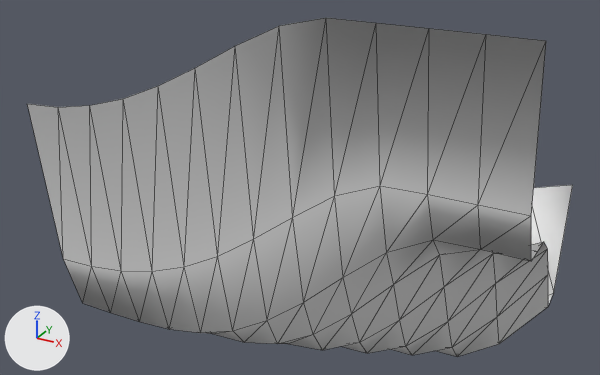
Renders of the OBJ model models/areas/sprouthollow/cliff_0_1.obj from each side of a commit.
Camera for both pictures: a camera (50 mm lens) standing at (29.8, -69.1, 15.5) and looking at (12.4, -37.4, -0.3). The axes (+X, +Y, +Z) are drawn at lower left. The lights are the same throughout. The first picture is the older version. Mesh edges are drawn as thin lines. Where no turn or scale is listed for an object, it has been applied to the vertices. Vertices at exactly the same position are counted once.

In view in the first picture: 'cliff_0_1'.
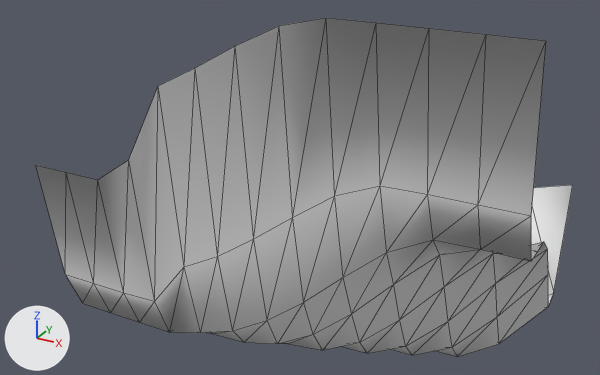
Pixel boxes (x1, y1, x2, y2) of what changed, in the pictures (600 x 375 px; the box of a moved part takes in the faces that stretch with it):
'cliff_0_1', reshaped
    before: (27, 18, 573, 357)
    after: (36, 18, 573, 357)
part 1 of me_cliff_0_1, moved or reshaped
    before: (27, 86, 200, 333)
    after: (36, 87, 200, 333)

Edits to the bpy script that builds the scene:
```text
Change me_cliff_0_1:
    where me_cliff_0_1.from_pydata(...)  # 130 vertices, 216 faces; spans x 0.0..24.0, y -42.0..-33.0, z -9.1..9.0
    used by ob_cliff_0_1; location = (0.0, 0.0, 0.0)
    me_cliff_0_1 part 1
    me_cliff_0_1.vertices[52].co: (6.0, -40.0, -8.8) -> (6.0, -40.0, -9.0)  # pixel (169, 329) -> pixel (169, 332)
    me_cliff_0_1.vertices[56].co: (0.0, -41.0, -5.7) -> (0.0, -41.0, -6.7)  # pixel (63, 258) -> pixel (65, 274)
    me_cliff_0_1.vertices[57].co: (2.0, -41.0, -5.6) -> (2.0, -41.0, -6.7)  # pixel (91, 266) -> pixel (93, 283)
    me_cliff_0_1.vertices[58].co: (4.0, -41.0, -5.4) -> (4.0, -41.0, -6.7)  # pixel (121, 270) -> pixel (123, 292)
    me_cliff_0_1.vertices[59].co: (6.0, -41.0, -4.9) -> (6.0, -41.0, -6.6)  # pixel (152, 271) -> pixel (154, 301)
    me_cliff_0_1.vertices[63].co: (0.0, -42.0, 3.2) -> (0.0, -42.0, 0.0)  # pixel (27, 103) -> pixel (35, 165)
    me_cliff_0_1.vertices[64].co: (2.0, -42.0, 3.3) -> (2.0, -42.0, 0.0)  # pixel (58, 107) -> pixel (66, 172)
    me_cliff_0_1.vertices[65].co: (4.0, -42.0, 3.7) -> (4.0, -42.0, 0.0)  # pixel (89, 105) -> pixel (97, 179)
    me_cliff_0_1.vertices[66].co: (6.0, -42.0, 4.3) -> (6.0, -42.0, 1.4)  # pixel (123, 98) -> pixel (128, 159)
```
